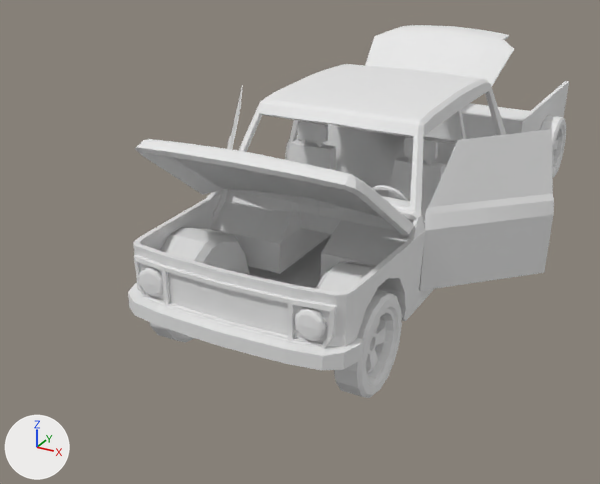
The FBX model Assets/Resources/Models/Нива.fbx as it was, and as the next commit left it.
Rendered twice from a camera (50 mm lens) standing at (2.11, -4.49, 1.86) and looking at (-0.47, 0.21, -0.49). Lighting does not change. The marker at lower left points along +X, +Y and +Z. Where no turn or scale is listed for an object, it has been applied to the vertices.

Names of what the first picture shows: 'Багажник', 'Внутренний кузов', 'Дверь лев', 'Заднее стекло', 'Капот', 'Колесо заднее лев (прицеп)', 'Колесо перед лев', 'Колесо перед правое', 'Кузов днище', 'Окно левой двери', 'Окно правой двери', 'Прицеп', 'Фары передние'.
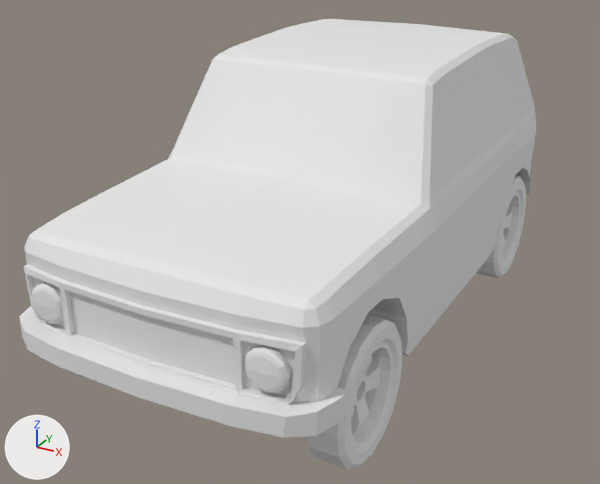
Where the newer file only moved an object's origin or applied its transform, the numbers keep the older frame.

What differs and where, as boxes [x1, y1, x2, y2] in the pictures (600 x 484 px; the box of a moved part takes in the faces that stretch with it):
'Кузов', added
    after: [19, 19, 536, 438]
'Капот', reshaped (44% wider, 71% taller)
    before: [135, 139, 414, 236]
    after: [24, 161, 425, 328]
'Кузов днище', deleted
    before: [128, 64, 506, 370]
'Лобовое стекло', added
    after: [177, 74, 419, 198]
'Дверь лев', reshaped (49% narrower, 69% taller)
    before: [419, 194, 554, 291]
    after: [426, 148, 495, 313]
'Окно левой двери', reshaped (50% narrower, 65% taller)
    before: [428, 129, 553, 207]
    after: [429, 70, 491, 199]
'Колесо перед лев', mesh rescaled (41% wider, 42% taller)
    before: [334, 290, 402, 398]
    after: [306, 315, 402, 469]
'Прицеп', deleted
    before: [424, 81, 569, 141]
'Заднее окно', added
    after: [481, 50, 530, 145]
'Фары', added
    after: [32, 282, 291, 393]
'Багажник', no longer drawn
    before: [365, 25, 514, 87]
'Фары передние', no longer drawn
    before: [139, 267, 327, 341]
'Колесо заднее лев (прицеп)', deleted
    before: [540, 116, 566, 178]
'Колесо перед правое', mesh rescaled
    before: [150, 322, 194, 342]
    after: [68, 370, 94, 381]
part 1 of me_cube_002, moved or reshaped (not visible afterwards)
    before: [373, 39, 506, 82]
part 5 of me_cube_006, moved or reshaped (not visible afterwards)
    before: [230, 85, 243, 149]
part 6 of me_plane_002, moved or reshaped (not visible afterwards)
    before: [211, 121, 457, 278]
'Колесо заднее лев', unchanged, uncovered by the edit
    after: [476, 176, 526, 278]

Diff of the bpy script that builds the scene:
```diff
--- a/Assets/Resources/Models/Нива.fbx.py
+++ b/Assets/Resources/Models/Нива.fbx.py
@@ me_cylinder_001 @@
 me_cylinder_001.from_pydata(...)  # 352 vertices, 360 faces; spans x -0.079..0.079, y -0.283..0.283, z -0.283..0.283
+# me_cylinder_001 part 4: the whole mesh is scaled about its middle by 1.27, then moved by (0.148, -0.477, 0.035)
 me_cylinder_001.materials.append(mat_base)
@@ me_cube_006 @@
 me_cube_006.from_pydata(...)  # 36 vertices, 34 faces; spans x -0.388..0.023, y 0.049..0.759, z 0.181..0.54
+# me_cube_006 part 5: the whole mesh is multiplied about its middle by the matrix ((1.091, 0.649, 0.0), (-0.649, 1.091, 0.0), (0.0, 0.0, 1.27)), then moved by (0.055, -0.18, 0.237)
 me_cube_006.materials.append(mat_base)
@@ me_cube_017 @@
-me_cube_017.from_pydata(...)  # 126 vertices, 124 faces; spans x -0.02..0.566, y -0.002..0.609, z -0.314..0.182
+me_cube_017.from_pydata(...)  # 126 vertices, 124 faces; spans x 0.108..0.174, y -0.335..0.692, z -0.257..0.372
+# me_cube_017 part 8: 126 of 126 vertices moved; they spanned x -0.02..0.566, y -0.002..0.609, z -0.314..0.182 and now span x 0.108..0.174, y -0.335..0.692, z -0.257..0.372; mean shift (-0.117, -0.126, 0.129); largest move (0.536, 0.609, 0.178) -> (0.122, 0.692, 0.367)
 me_cube_017.materials.append(mat_base)
@@ me_plane_002 @@
 me_plane_002.from_pydata(...)  # 362 vertices, 351 faces; spans x -0.653..0.653, y -0.626..0.787, z -0.018..0.688
+# me_plane_002 part 6: the whole mesh is multiplied about its middle by the matrix ((1.267, 0.0, 0.0), (0.0, 1.267, 0.0), (0.0, 0.0, 1.267)), then moved by (-0.01, -0.194, 0.147)
 me_plane_002.materials.append(mat_base)
@@ me_cube_002 @@
-me_cube_002.from_pydata(...)  # 28 vertices, 26 faces; spans x -0.502..0.502, y 0.029..0.322, z -0.02..0.215
+me_cube_002.from_pydata(...)  # 28 vertices, 26 faces; spans x -0.646..0.626, y 0.076..0.368, z -0.132..0.242
+# me_cube_002 part 1: 28 of 28 vertices moved; they spanned x -0.502..0.502, y 0.029..0.322, z -0.02..0.215 and now span x -0.646..0.626, y 0.076..0.368, z -0.132..0.242; mean shift (-0.01, 0.048, -0.048); largest move (-0.207, 0.319, 0.211) -> (-0.272, 0.363, -0.13)
 me_cube_002.materials.append(mat_base)
@@ me_cube_013 @@
 me_cube_013.from_pydata(...)  # 240 vertices, 242 faces; spans x -0.672..0.672, y -0.789..0.019, z -0.103..0.433
+# me_cube_013 part 3: the whole mesh is multiplied about its middle by the matrix ((1.267, 0.0, 0.0), (0.0, 1.022, -0.75), (0.0, 0.75, 1.022)), then moved by (-0.01, -0.495, -0.09)
 me_cube_013.materials.append(mat_base)
@@ me_cube_005 @@
 me_cube_005.from_pydata(...)  # 36 vertices, 34 faces; spans x -0.01..0.542, y 0.052..0.667, z 0.181..0.54
+# me_cube_005 part 7: the whole mesh is multiplied about its middle by the matrix ((0.91, -0.882, 0.0), (0.882, 0.91, 0.0), (0.0, 0.0, 1.267)), then moved by (-0.172, -0.133, 0.237)
 me_cube_005.materials.append(mat_base)
@@ me_cylinder_002 @@
 me_cylinder_002.from_pydata(...)  # 352 vertices, 360 faces; spans x -0.079..0.079, y -0.283..0.283, z -0.283..0.283
+# me_cylinder_002 part 2: the whole mesh is scaled about its middle by 1.27, then moved by (-0.169, -0.477, 0.035)
 me_cylinder_002.materials.append(mat_base)
@@ ob_колесо_заднее_лев__прицеп @@
-ob_колесо_заднее_лев__прицеп = bpy.data.objects.new('Колесо заднее лев (прицеп)', me_cylinder_019)
@@ ob_кузов_днище @@
-ob_кузов_днище = bpy.data.objects.new('Кузов днище', me_cube_015)
@@ ob_прицеп @@
-ob_прицеп = bpy.data.objects.new('Прицеп', me_plane_008)
@@ ob_фары_передние @@
-ob_фары_передние = bpy.data.objects.new('Фары передние', me_icosphere)
-ob_фары_передние.parent = ob_освещение_автомобиля_pivot
-ob_фары_передние.location = (-0.0578, 0.517, 0.346)
-ob_фары_передние.scale = (2.16, 2.16, 2.16)
+ob_фары_передние = bpy.data.objects.new('Фары передние', None)
+ob_фары_передние.parent = ob_освещение
+ob_фары_передние.location = (-0.00139, -0.12, 1.823)
@@ ob_багажник @@
-ob_багажник = bpy.data.objects.new('Багажник', me_cube_016)
-ob_багажник.parent = ob_багажник_pivot
-ob_багажник.location = (0.0, 0.0, 0.0)
+ob_багажник = bpy.data.objects.new('Багажник', None)
+ob_багажник.parent = ob_нива
+ob_багажник.location = (-0.0103, 1.518, -1.479)
@@ ob_освещение @@
+ob_освещение = bpy.data.objects.new('Освещение', None)
+ob_освещение.parent = ob_нива
+ob_освещение.location = (-0.0103, 0.847, 0.0263)
@@ ob_нива @@
+ob_нива = bpy.data.objects.new('Нива', None)
+ob_нива.location = (0.0, -0.19, -0.71)
+ob_нива.rotation_euler = (1.571, 0.0, 0.0)  # degrees (90, 0, 0)
@@ ob_фары @@
+ob_фары = bpy.data.objects.new('Фары', me_icosphere_1)  # 112 vertices, 152 faces; spans x -0.667..0.733, y -2.106..-1.973, z -0.218..-0.004; in mat_base (its picture is missing)
+ob_фары.location = (-0.042, 0.067, 0.129)
@@ ob_кузов @@
+ob_кузов = bpy.data.objects.new('Кузов', me_cube_008)  # 2235 vertices, 2260 faces; spans x -0.87..0.87, y -1.91..1.85, z -0.33..1.03; in mat_base (its picture is missing)
+ob_кузов.location = (-0.01, -0.216, -0.061)
@@ ob_лобовое_стекло @@
+ob_лобовое_стекло = bpy.data.objects.new('Лобовое стекло', me_cube_011)  # 28 vertices, 26 faces; spans x -0.734..0.734, y -0.175..0.166, z -0.233..0.223; in mat_base (its picture is missing)
+ob_лобовое_стекло.location = (-0.01, -0.691, 0.618)
@@ ob_заднее_окно @@
+ob_заднее_окно = bpy.data.objects.new('Заднее окно', me_cube_007)  # 48 vertices, 44 faces; spans x -0.82..0.82, y -0.44..0.51, z -0.22..0.23; in mat_base (its picture is missing)
+ob_заднее_окно.location = (-0.01, 0.736, 0.607)
```
